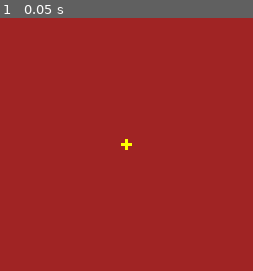
Above: before the commit, frame 1.
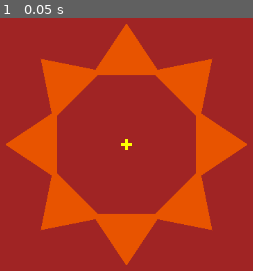
Above: after the commit, the same moment.

Repository: zoeesilcock/symmetar
Game: Godot game, scene res://Main.tscn
The game is run twice, just before and just after one commit, with the same random seed, the same clock (stepped at 60 frames per second) and the same inputs.
Inputs:
- Up to frame 1 (0.05 s): no input

The runs differ from the first frame. In frame 1, 22% of the frame differs, in the area x 2-98%, y 2-98%.

Commit message:
Setup basic structure for Element

Diff:
--- /dev/null
+++ b/Element.gd
@@ -0,0 +1,43 @@
+extends Node2D
+
+# References
+@export var origin_shape: Node2D
+@export var slices_node : Node2D
+
+# Settings
+@export var slice_count : int
+
+# Internal
+var slices
+
+func _ready():
+	instantiate_slices()
+	update_slices()
+
+func instantiate_slices():
+	slices = []
+	slices.resize(slice_count)
+
+	for i in range(1, slice_count):
+		slices[i] = origin_shape.duplicate()
+		slices_node.add_child(slices[i])
+
+func update_slices():
+	var origin_radius = sqrt(pow(origin_shape.position.x, 2) + pow(origin_shape.position.y, 2))
+	var origin_theta = atan2(origin_shape.position.y, origin_shape.position.x)
+	var origin_rotation = rad_to_deg(origin_shape.rotation)
+	var theta_increment = deg_to_rad(360 / slice_count)
+
+#	print(
+#		"Origin -" +
+#		" radius: " + str(origin_radius) +
+#		" theta: " + str(origin_radius) +
+#		" rotation: " + str(origin_rotation)
+#	)
+
+	for i in range(1, slice_count):
+		var theta = i * theta_increment
+		var slice_position = (origin_radius * Vector2.from_angle(theta + origin_theta))
+
+		slices[i].position = slice_position - position
+		slices[i].rotation = origin_rotation + theta
--- /dev/null
+++ b/Element.tscn
@@ -0,0 +1,15 @@
+[gd_scene load_steps=3 format=3 uid="uid://b7fwwj6jtev"]
+
+[ext_resource type="Script" path="res://Element.gd" id="1_0qwk2"]
+[ext_resource type="PackedScene" uid="uid://cwks7l8024dh0" path="res://Shape.tscn" id="1_lee8m"]
+
+[node name="Element" type="Node2D" node_paths=PackedStringArray("origin_shape", "slices_node")]
+script = ExtResource("1_0qwk2")
+origin_shape = NodePath("OriginShape")
+slices_node = NodePath("Slices")
+slice_count = 8
+
+[node name="OriginShape" parent="." instance=ExtResource("1_lee8m")]
+position = Vector2(0, -100)
+
+[node name="Slices" type="Node2D" parent="."]
--- a/Main.tscn
+++ b/Main.tscn
@@ -1,4 +1,6 @@
-[gd_scene format=3 uid="uid://b0xsay7lqoc07"]
+[gd_scene load_steps=2 format=3 uid="uid://b0xsay7lqoc07"]
+
+[ext_resource type="PackedScene" uid="uid://b7fwwj6jtev" path="res://Element.tscn" id="1_bnlyl"]
 
 [node name="Node2D" type="Node2D"]
 
@@ -7,3 +9,5 @@
 [node name="Center" type="Polygon2D" parent="."]
 color = Color(1, 1, 0, 1)
 polygon = PackedVector2Array(-2, -8, 2, -8, 2, -2, 8, -2, 8, 2, 2, 2, 2, 8, -2, 8, -2, 2, -8, 2, -8, -2, -2, -2)
+
+[node name="Element" parent="." instance=ExtResource("1_bnlyl")]
--- /dev/null
+++ b/Shape.tscn
@@ -0,0 +1,7 @@
+[gd_scene format=3 uid="uid://cwks7l8024dh0"]
+
+[node name="Shape" type="Node2D"]
+
+[node name="Polygon2D" type="Polygon2D" parent="."]
+color = Color(0.909804, 0.333333, 0, 1)
+polygon = PackedVector2Array(-50, 0, 50, 0, 0, -75)
